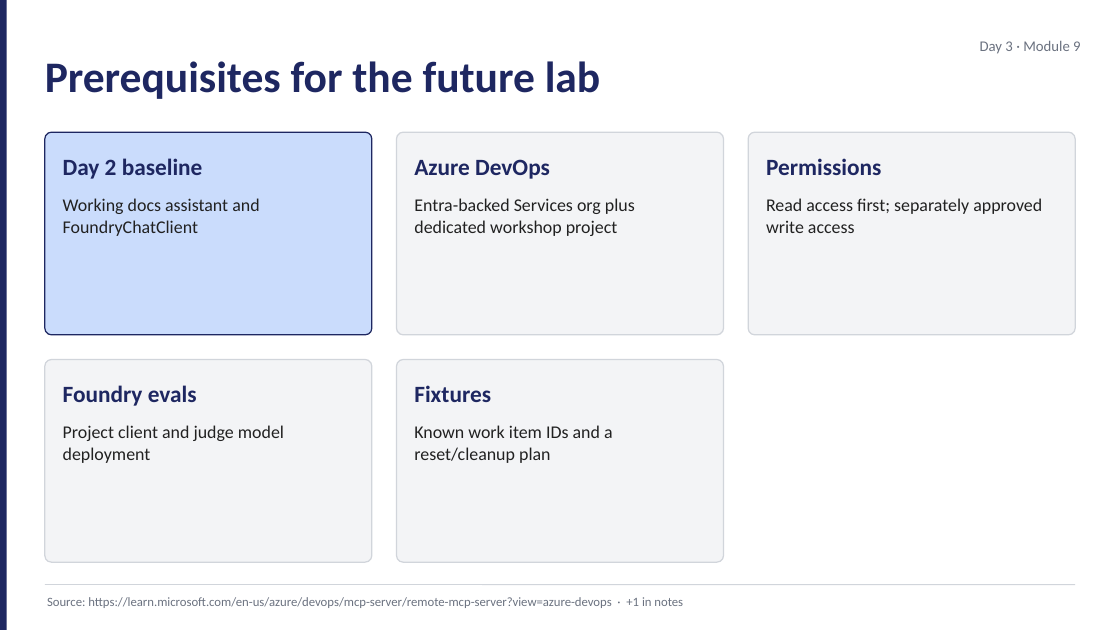
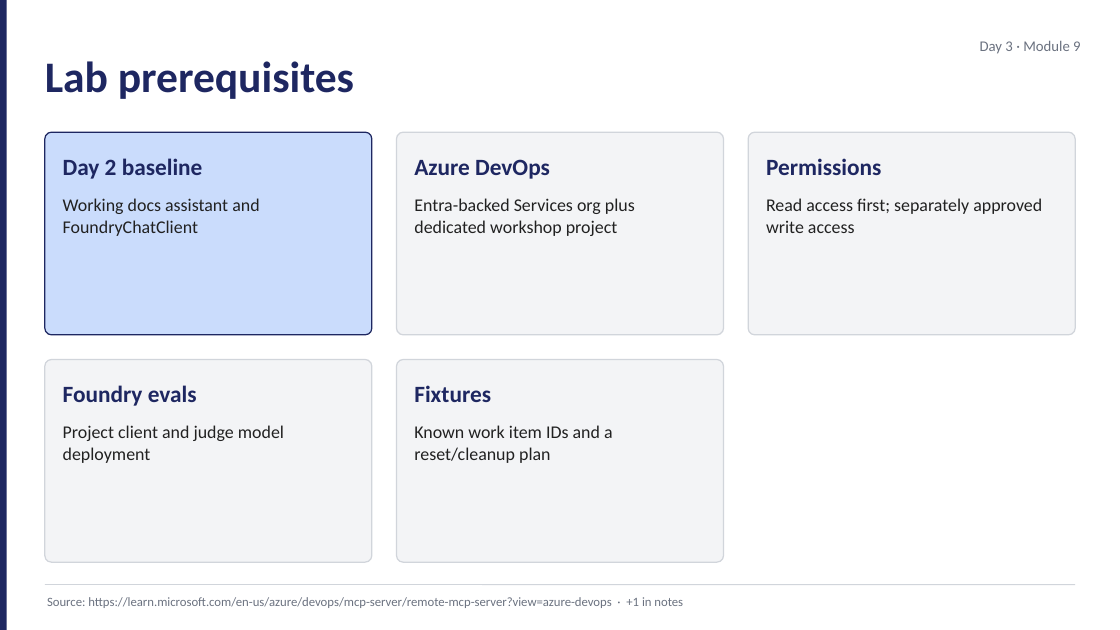
Before and after one commit to JimPiquant/Building-AI-Apps-and-Agents, a slide deck: slide 6 of decks/day3/module-9-lab-kickoff.pptx. Drawn at 1120x630 pixels with LibreOffice and Linux fonts; fonts in the diff are those of the drawing. Boxes give left, top, right and bottom in pixels: in the first picture for what was removed or moved away, otherwise in the second. Text is boxed around its words. In the diff, an @@ line names an element or a change of style, - is before the commit and + after.

```diff
--- a/decks/day3/module-9-lab-kickoff.pptx
+++ b/decks/day3/module-9-lab-kickoff.pptx
@@ text at (x1=45, y1=61, x2=354, y2=99): text changed @@
-Prerequisites for the future lab
+Lab prerequisites
```
Also in this commit, not shown: 3 other slides changed, 1 other file.
